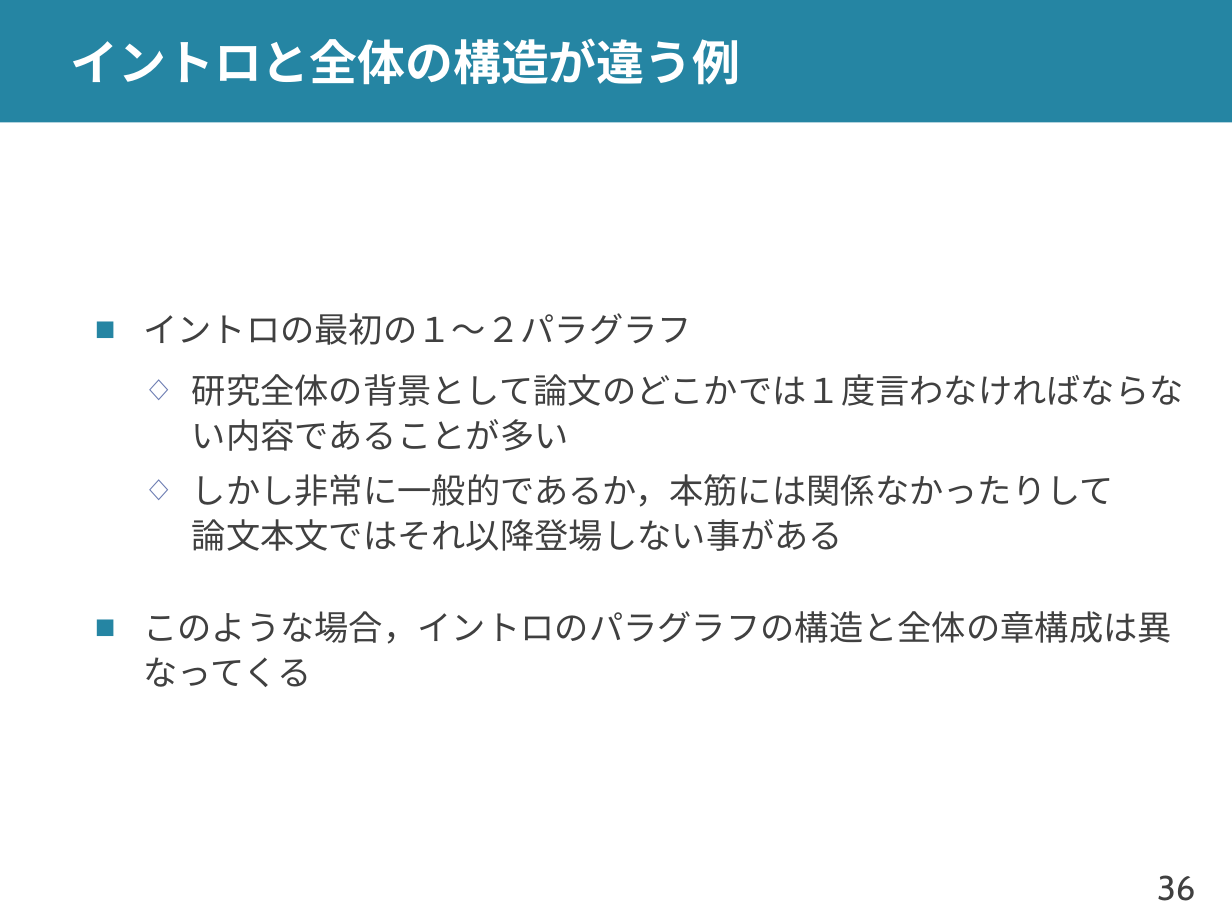
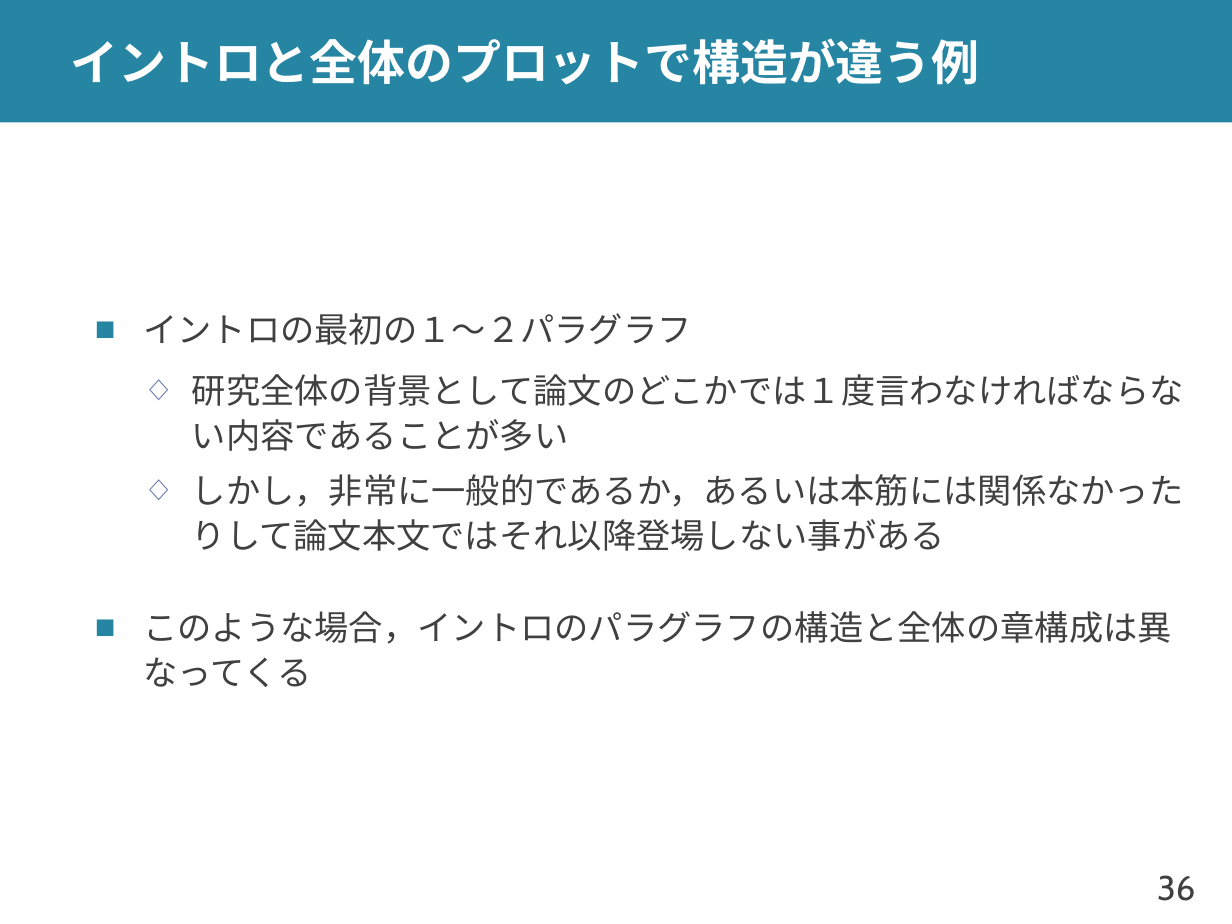
Before and after one commit to shioya-lab/how-to, a slide deck: slide 36 of plot.pptx. Drawn at 1232x924 pixels with LibreOffice and Linux fonts; fonts in the diff are those of the drawing. Boxes give left, top, right and bottom in pixels: in the first picture for what was removed or moved away, otherwise in the second. Text is boxed around its words. In the diff, an @@ line names an element or a change of style, - is before the commit and + after.

```diff
--- a/plot.pptx
+++ b/plot.pptx
@@ title at (71,38,980,85): text changed @@
-イントロと全体の構造が違う例
+イントロと全体のプロットで構造が違う例
@@ text at (192,474,1184,551): text changed @@
-  ◇ しかし非常に一般的であるか，本筋には関係なかったりして
-    論文本文ではそれ以降登場しない事がある
+  ◇ しかし，非常に一般的であるか，あるいは本筋には関係なかったりして論文本文ではそれ以降登場しない事がある
```
Also in this commit, not shown: 10 other slides changed, 1 other file.
